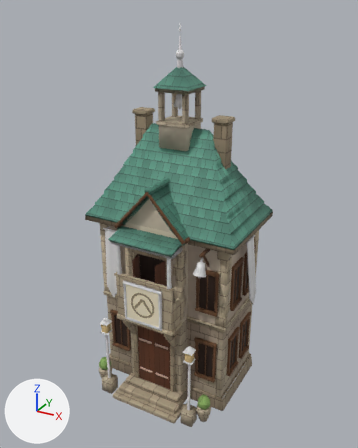
One commit to the glTF model public/themes/medieval-castle-v2/models/building/category.governance.m.glb: the scene before it, then after it.
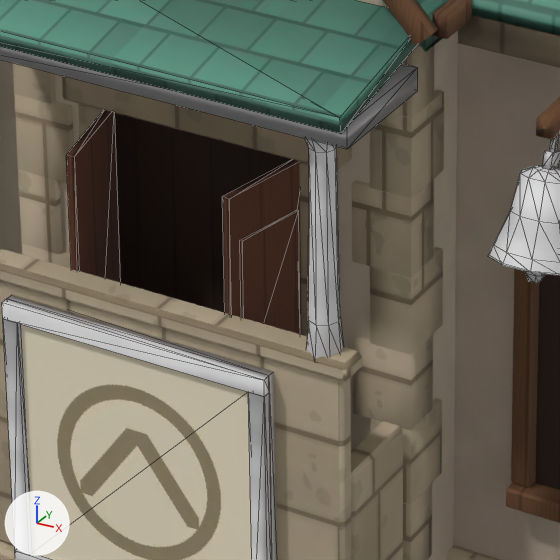
Each version is shown whole from a 50 mm lens placed at (7.29, -12.82, 12.54), pointed at (0.18, 0.1, 6.08), then close up on the part from 34% to 57% of the width and 53% to 71% of the height. Every picture has the same lights, and +X, +Y and +Z are marked at lower left. The first two pictures are the older version. Both versions are drawn at frame 8 of the action 'tap'; the numbers are the values there. The close-ups show mesh edges as thin lines. Vertices at exactly the same position are counted once.

The older version as bpy lines, for what is in view:
```python
me_balcony_door_l = bpy.data.meshes.new('balcony_door.l')
me_balcony_door_l.from_pydata(...)  # 24 vertices, 32 faces; spans x 0.01..0.5, y -0.04..0.02, z 0.0..1.98
me_balcony_door_l.materials.append(mat_timber)
me_balcony_door_r = bpy.data.meshes.new('balcony_door.r')
me_balcony_door_r.from_pydata(...)  # 24 vertices, 32 faces; spans x -0.5..-0.01, y -0.04..0.02, z 0.0..1.98
me_balcony_door_r.materials.append(mat_timber)
me_logo = bpy.data.meshes.new('logo')
me_logo.from_pydata(...)  # 40 vertices, 44 faces; spans x -0.68..0.68, y -0.1..0.0, z -0.68..0.68
# faces by material slot: [42, 2]
me_logo.materials.append(mat_trim)
me_logo.materials.append(mat_logo)
ob_balcony_door_l = bpy.data.objects.new('balcony_door.l', me_balcony_door_l)
ob_balcony_door_l.parent = ob_body
ob_balcony_door_l.location = (-0.5, -1.29, 3.39)
ob_balcony_door_l.rotation_euler = (0.0, 0.0, -1.361)  # degrees (0, 0, -78)
ob_balcony_door_r = bpy.data.objects.new('balcony_door.r', me_balcony_door_r)
ob_balcony_door_r.parent = ob_body
ob_balcony_door_r.location = (0.5, -1.29, 3.39)
ob_balcony_door_r.rotation_euler = (0.0, 0.0, 1.361)  # degrees (0, 0, 78)
ob_logo = bpy.data.objects.new('logo', me_logo)
ob_logo.parent = ob_body
ob_logo.location = (0.0, -1.85, 3.98)
# also in view: 'bell' at (1.68, -1.38, 5.56); 'tier.2' at (0.0, -1.63, 5.57); 'building.category.governance.m.mesh' at (0.0, 0.0, 4.77)
```
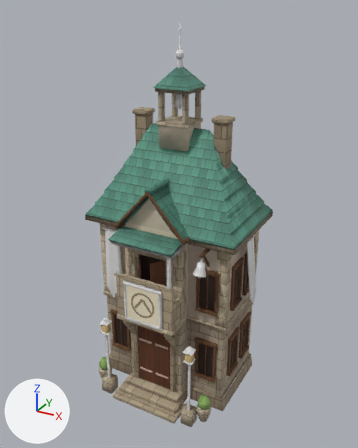
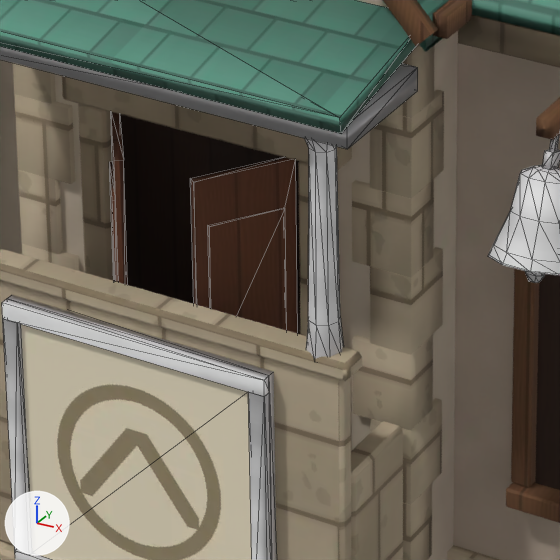
What differs and where, as boxes [x1, y1, x2, y2] in the close-ups (560 x 560 px):
'balcony_door.r', moved, turned
    before: [222, 159, 301, 335]
    after: [190, 157, 298, 334]
'balcony_door.l', moved, turned
    before: [66, 110, 121, 283]
    after: [109, 112, 128, 285]

What the commit changed:
me_balcony_door_l is used by ob_balcony_door_l; parent ob_body; location (-0.5, -1.29, 3.39); rotation (0.0, 0.0, -1.361), in degrees (0, 0, -78).
me_balcony_door_l had 24 vertices, 32 faces and spanned x 0.01..0.5, y -0.04..0.02, z 0.0..1.98.
me_balcony_door_l now has 24 vertices, 32 faces and spans x 0.01..0.5, y 0.0..0.06, z 0.0..1.98.
me_balcony_door_l part 1: the whole mesh is moved by (0.0, 0.04, 0.0).
me_balcony_door_r is used by ob_balcony_door_r; parent ob_body; location (0.5, -1.29, 3.39); rotation (0.0, 0.0, 1.361), in degrees (0, 0, 78).
me_balcony_door_r had 24 vertices, 32 faces and spanned x -0.5..-0.01, y -0.04..0.02, z 0.0..1.98.
me_balcony_door_r now has 24 vertices, 32 faces and spans x -0.5..-0.01, y 0.0..0.06, z 0.0..1.98.
me_balcony_door_r part 2: the whole mesh is moved by (0.0, 0.04, 0.0).
Object 'balcony_door.l' (ob_balcony_door_l) moves from (-0.5, -1.29, 3.39) to (-0.5, -1.325, 3.39).
Object 'balcony_door.l' (ob_balcony_door_l) turns from (0, 0, -78) to (0, 0, -55) degrees about x, y and z.
Object 'balcony_door.r' (ob_balcony_door_r) moves from (0.5, -1.29, 3.39) to (0.5, -1.325, 3.39).
Object 'balcony_door.r' (ob_balcony_door_r) turns from (0, 0, 78) to (0, 0, 55) degrees about x, y and z.
